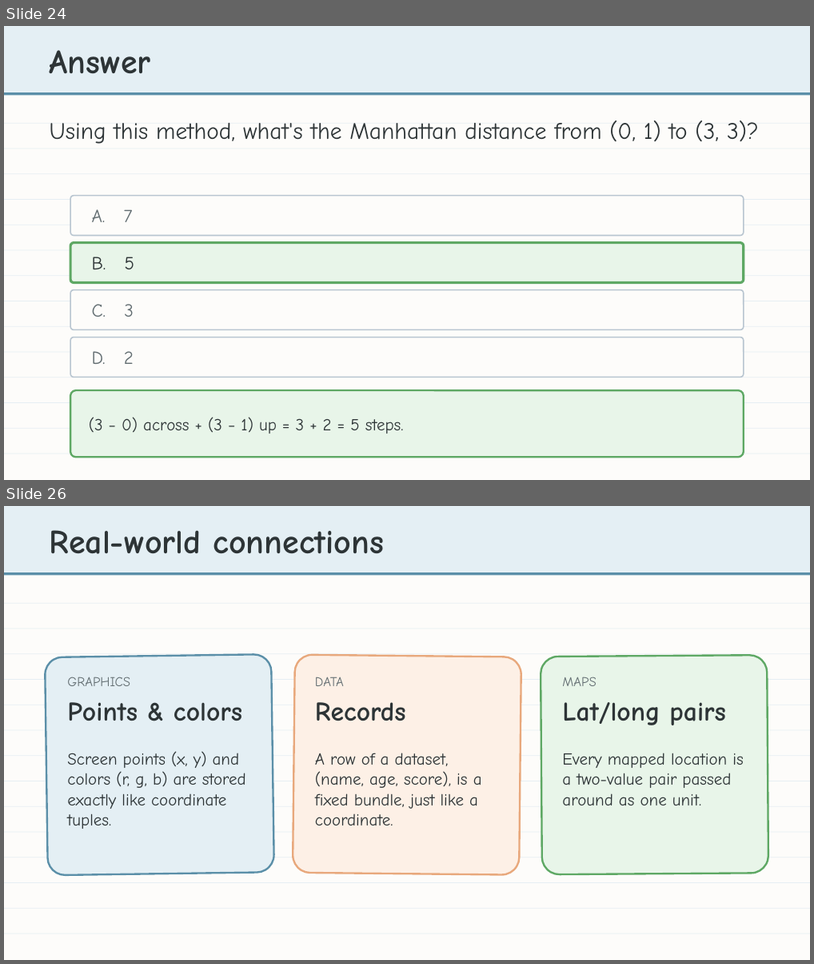
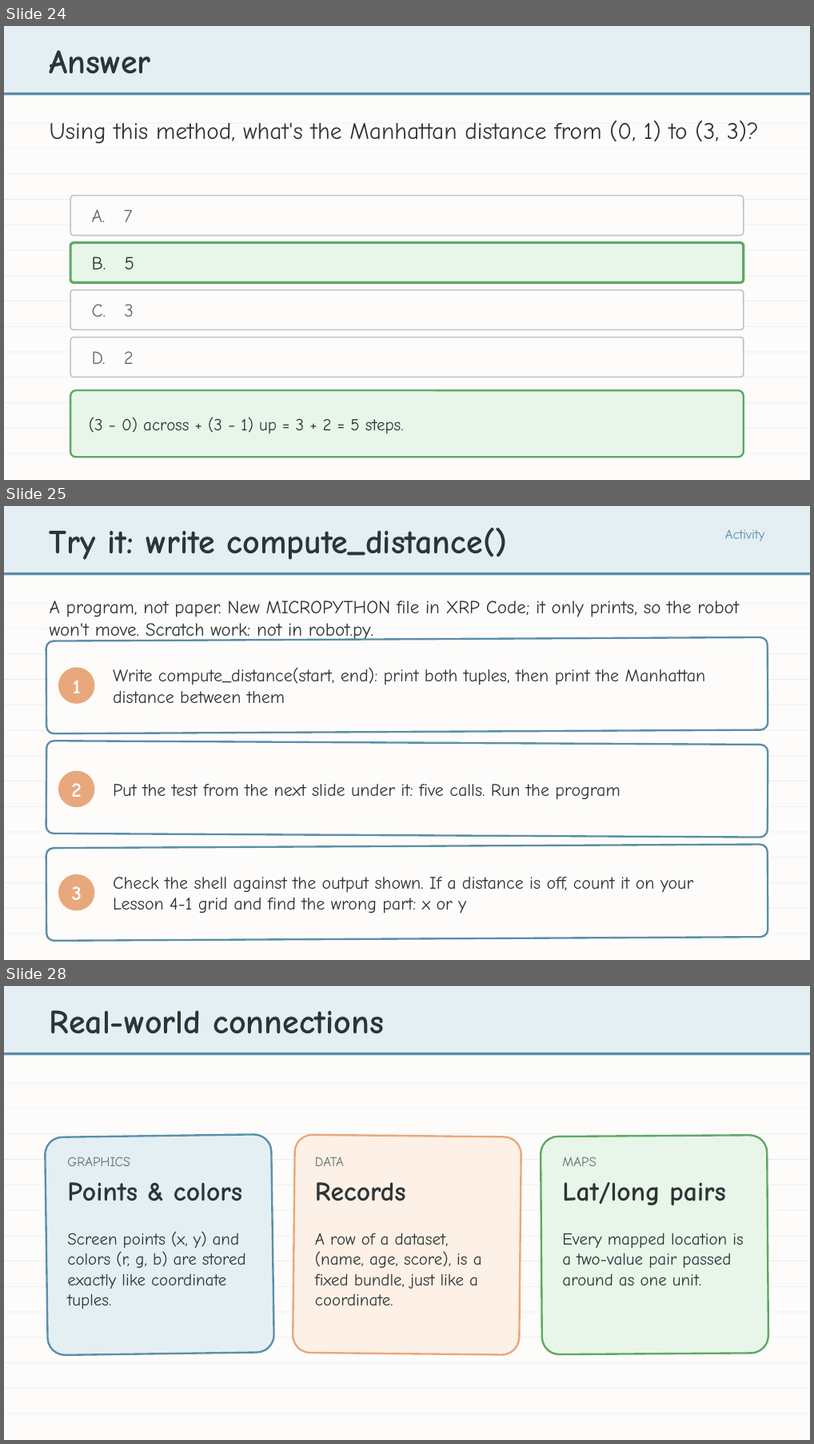
Before and after one commit to bradamiller/LearningPython, a slide deck: static/slides/module-04-manhattan/module-4-lesson-02-tuples.pptx. Shown one above the other, each under a label of ours: slides 24 and 26 before the commit, slides 24, 25 and 28 after it; the slides between them are not shown. The pictures are 814x964 and 814x1444 pixels, drawn with LibreOffice and Linux fonts; fonts in the diff are those of the drawing. Boxes give left, top, right and bottom in pixels: in the first picture for what was removed or moved away, otherwise in the second. Text is boxed around its words. In the diff, an @@ line names an element or a change of style, - is before the commit and + after.

```diff
--- a/static/slides/module-04-manhattan/module-4-lesson-02-tuples.pptx
+++ b/static/slides/module-04-manhattan/module-4-lesson-02-tuples.pptx
@@ slide 25 added at box(4, 506, 810, 960), background #FDFCFA @@
@@ rectangle added at box(4, 506, 810, 572), fill #E4EFF4 @@
@@ text added at box(50, 528, 507, 560), 40 pt, text #2D3436, bold @@
+Try it: write compute_distance()
@@ text added at box(726, 530, 765, 541), 16 pt, text #5B8FA8 @@
+Activity
@@ rectangle added at box(4, 572, 810, 575), fill #5B8FA8 @@
@@ text added at box(50, 600, 739, 642), 22 pt, text #2D3436 @@
+A program, not paper. New MICROPYTHON file in XRP Code; it only prints, so the robot won't move. Scratch work: not in robot.py.
@@ rectangle added at box(4, 603, 810, 604), fill #E6EEF3 @@
@@ rectangle added at box(4, 628, 810, 629), fill #E6EEF3 @@
@@ rounded rectangle added at box(46, 637, 768, 733), fill #FDFCFA, outline #5B8FA8 2.25 pt @@
@@ rectangle added at box(4, 654, 810, 654), fill #E6EEF3 @@
@@ ellipse added at box(58, 668, 94, 704), fill #E8A87C @@
@@ text added at box(113, 668, 706, 704), 21 pt, text #2D3436 @@
+Write compute_distance(start, end): print both tuples, then print the Manhattan distance between them
@@ rectangle added at box(4, 679, 810, 680), fill #E6EEF3 @@
@@ text added at box(73, 680, 81, 693), 24 pt, text #FFFFFF, bold @@
+1
@@ rectangle added at box(4, 704, 810, 705), fill #E6EEF3 @@
@@ rectangle added at box(4, 730, 810, 731), fill #E6EEF3 @@
@@ rounded rectangle added at box(46, 740, 768, 837), fill #FDFCFA, outline #5B8FA8 2.25 pt @@
@@ rectangle added at box(4, 756, 810, 756), fill #E6EEF3 @@
@@ rectangle added at box(4, 780, 810, 781), fill #E6EEF3 @@
@@ ellipse added at box(58, 771, 94, 808), fill #E8A87C @@
@@ text added at box(71, 783, 82, 796), 24 pt, text #FFFFFF, bold @@
+2
@@ text added at box(113, 784, 620, 800), 21 pt, text #2D3436 @@
+Put the test from the next slide under it: five calls. Run the program
@@ rectangle added at box(4, 806, 810, 807), fill #E6EEF3 @@
@@ rectangle added at box(4, 832, 810, 832), fill #E6EEF3 @@
@@ rectangle added at box(4, 857, 810, 857), fill #E6EEF3 @@
@@ rounded rectangle added at box(46, 844, 768, 940), fill #FDFCFA, outline #5B8FA8 2.25 pt @@
@@ rectangle added at box(4, 882, 810, 883), fill #E6EEF3 @@
@@ ellipse added at box(58, 874, 94, 910), fill #E8A87C @@
@@ text added at box(72, 886, 82, 900), 24 pt, text #FFFFFF, bold @@
+3
@@ text added at box(113, 876, 694, 913), 21 pt, text #2D3436 @@
+Check the shell against the output shown. If a distance is off, count it on your Lesson 4-1 grid and find the wrong part: x or y
@@ rectangle added at box(4, 908, 810, 908), fill #E6EEF3 @@
@@ rectangle added at box(4, 933, 810, 934), fill #E6EEF3 @@
@@ what was slide 26 is now slide 28 @@
```
Also in this commit, not shown: 1 slide changed, 2 other slides added, 1 slide removed, 3 other files.
